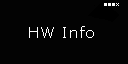
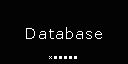
Layer changes from the first 128×64 image to the second:
painted on "4" over [64,3,119,59]
moved "3" above "2", painted on it over [59,1,119,59]
removed layer "HW info" over [29,26,94,38]
moved "2" above "1", painted on it over [54,3,111,59]
painted on "1" over [49,3,107,59]
showed "Database" over [26,27,102,39]
